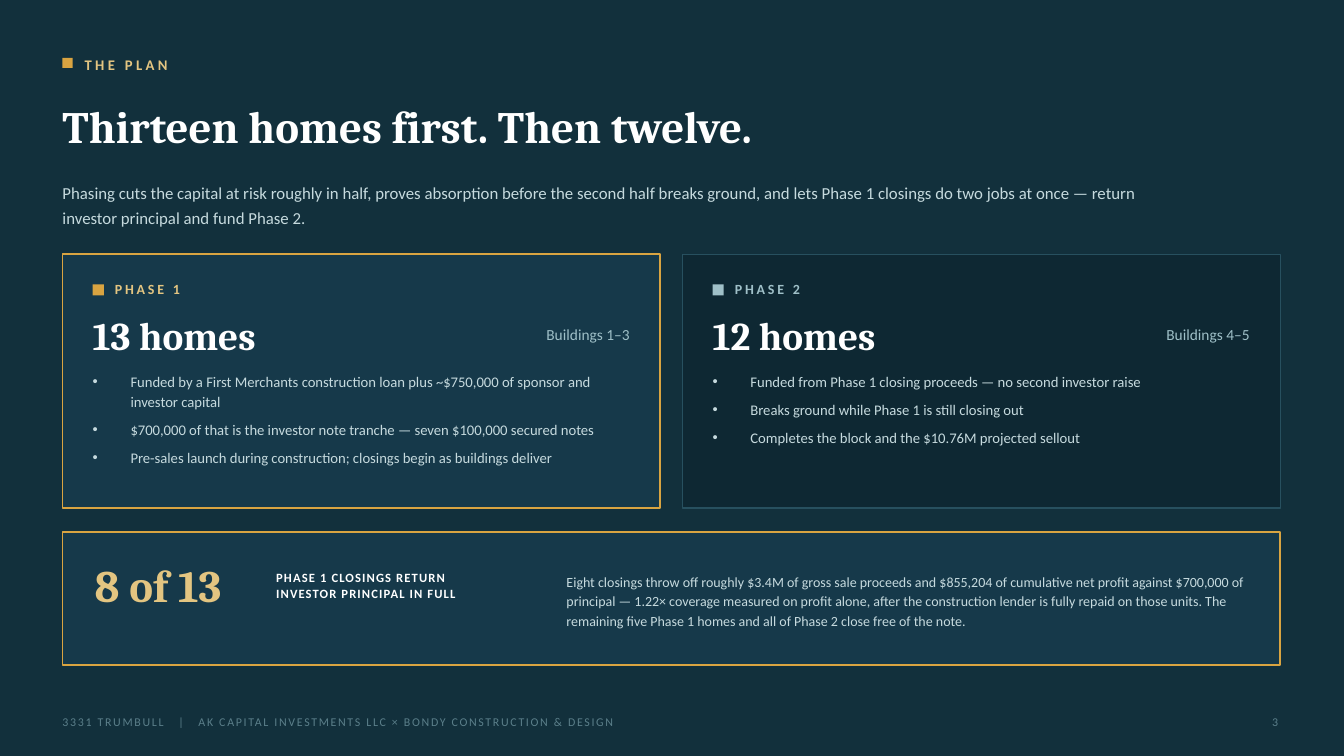
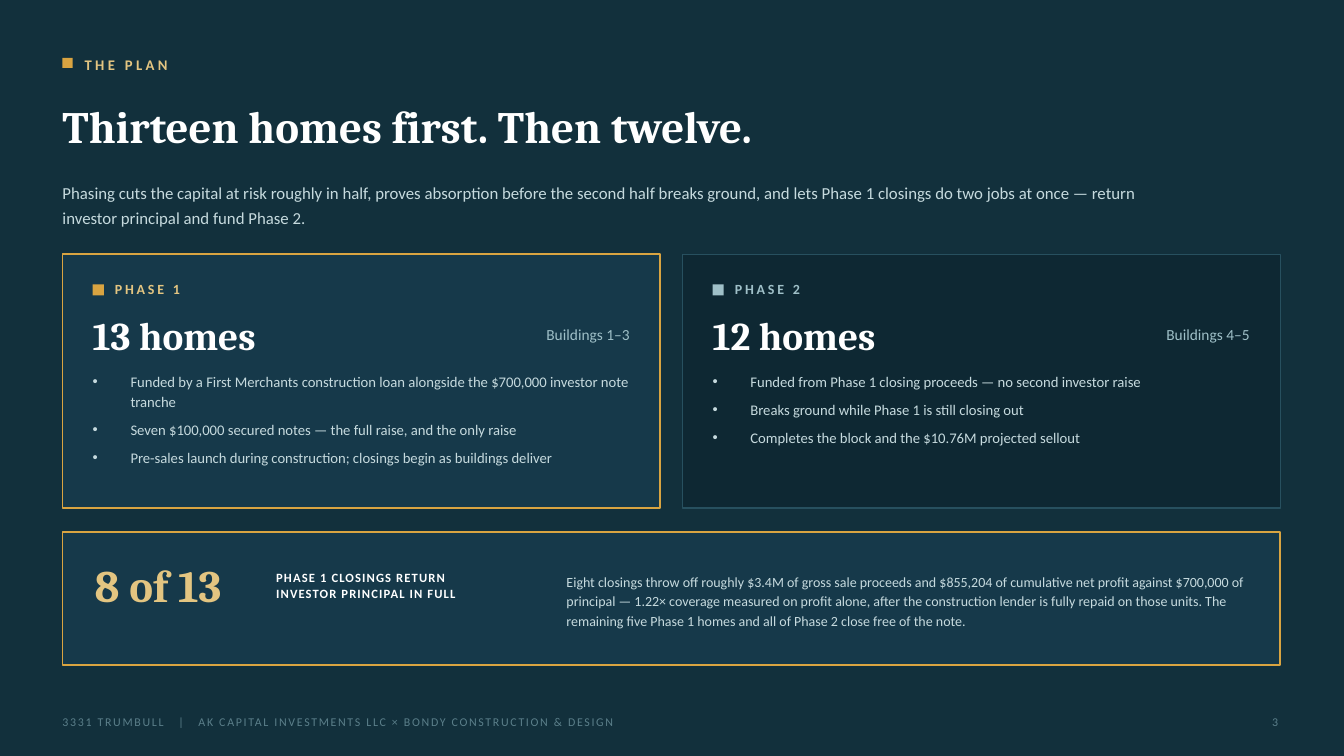
Before and after one commit to KevinSimpson9/3331-trumbull, a slide deck: slide 3 of deck/3331-Trumbull-Investor-Deck-Aug-2026.pptx. Drawn at 1344x756 pixels with LibreOffice and Linux fonts; fonts in the diff are those of the drawing. Boxes give left, top, right and bottom in pixels: in the first picture for what was removed or moved away, otherwise in the second. Text is boxed around its words. In the diff, an @@ line names an element or a change of style, - is before the commit and + after.

```diff
--- a/deck/3331-Trumbull-Investor-Deck-Aug-2026.pptx
+++ b/deck/3331-Trumbull-Investor-Deck-Aug-2026.pptx
@@ text at [131,377,628,438]: text changed @@
-• Funded by a First Merchants construction loan plus ~$750,000 of sponsor and investor capital
-• $700,000 of that is the investor note tranche — seven $100,000 secured notes
+• Funded by a First Merchants construction loan alongside the $700,000 investor note tranche
+• Seven $100,000 secured notes — the full raise, and the only raise
```
Also in this commit, not shown: 2 other slides changed, 3 other files.
